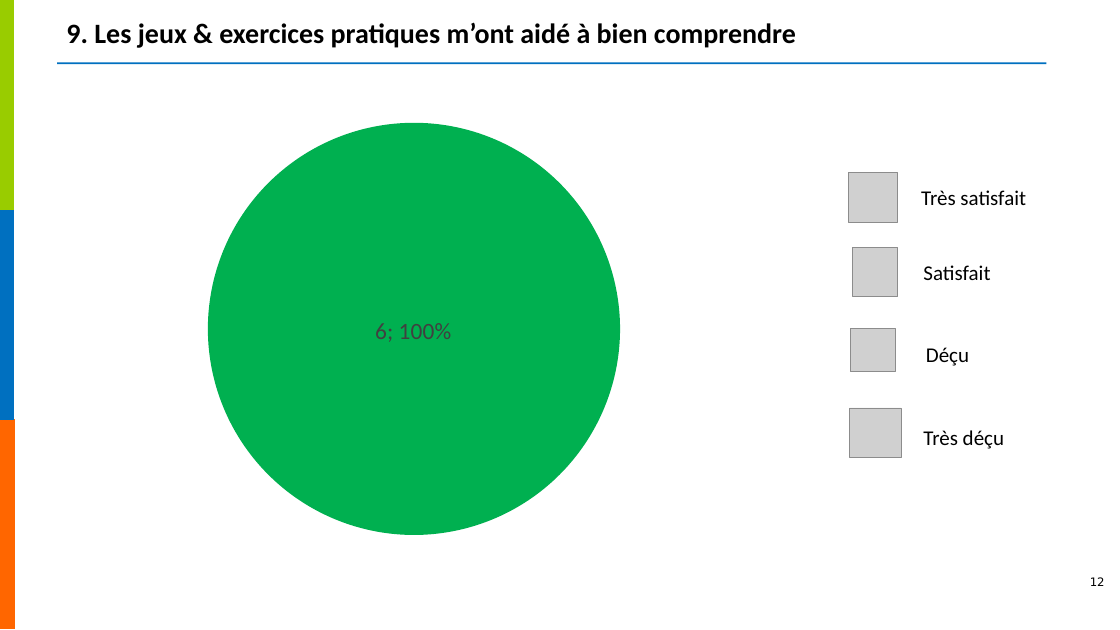
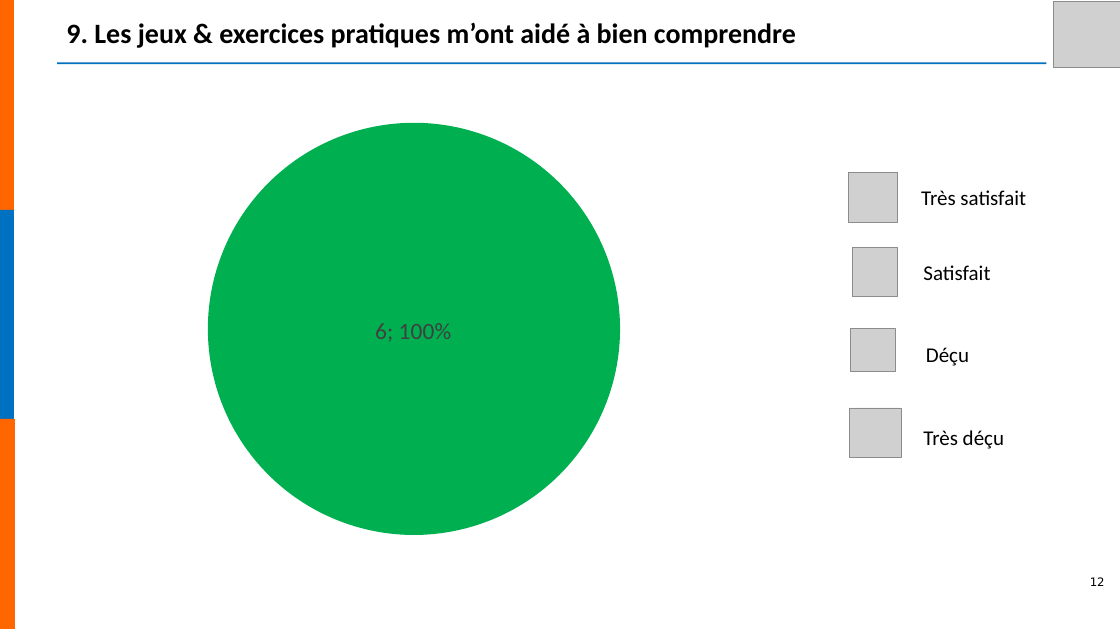
Before and after one commit to studio-catapulte/nefia-client-services, a slide deck: slide 12 of templates/analysis-block.pptx. Drawn at 1120x630 pixels with LibreOffice and Linux fonts; fonts in the diff are those of the drawing; grey boxes stand for pictures; background and template pictures are left out. Boxes give left, top, right and bottom in pixels: in the first picture for what was removed or moved away, otherwise in the second. Text is boxed around its words. In the diff, an @@ line names an element or a change of style, - is before the commit and + after.

```diff
--- a/templates/analysis-block.pptx
+++ b/templates/analysis-block.pptx
@@ rectangle removed at [0,0,14,210] @@
@@ rectangle added at [0,0,14,210], fill #FF6600 @@
@@ picture added at [1054,2,1120,68] @@
@@ rectangle removed at [0,210,14,420] @@
@@ rectangle added at [0,210,14,420], fill #0070C0 @@
@@ rectangle added at [0,419,14,629], fill #FF6600 @@
```
Also in this commit, not shown: 11 other slides changed, 3 other files.
